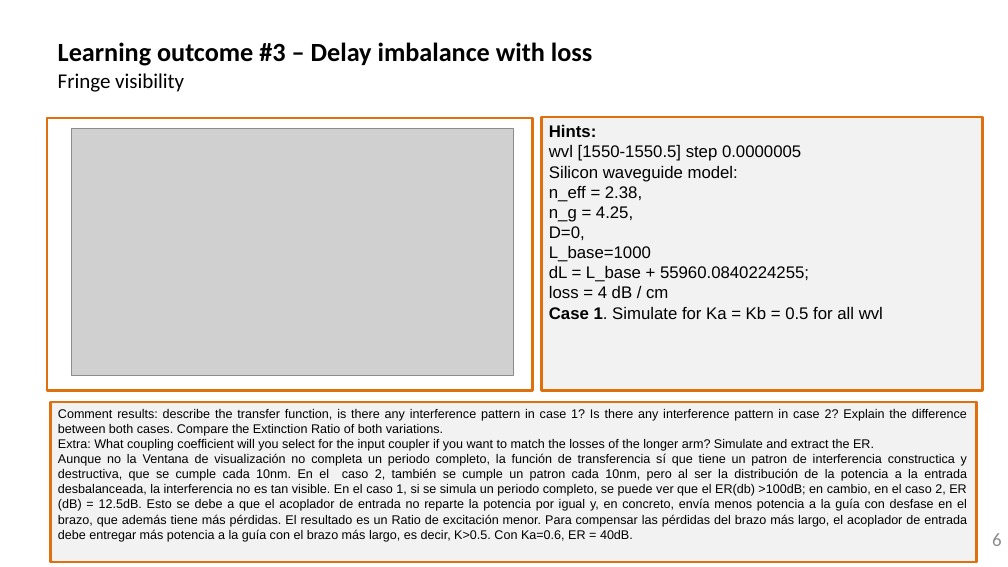
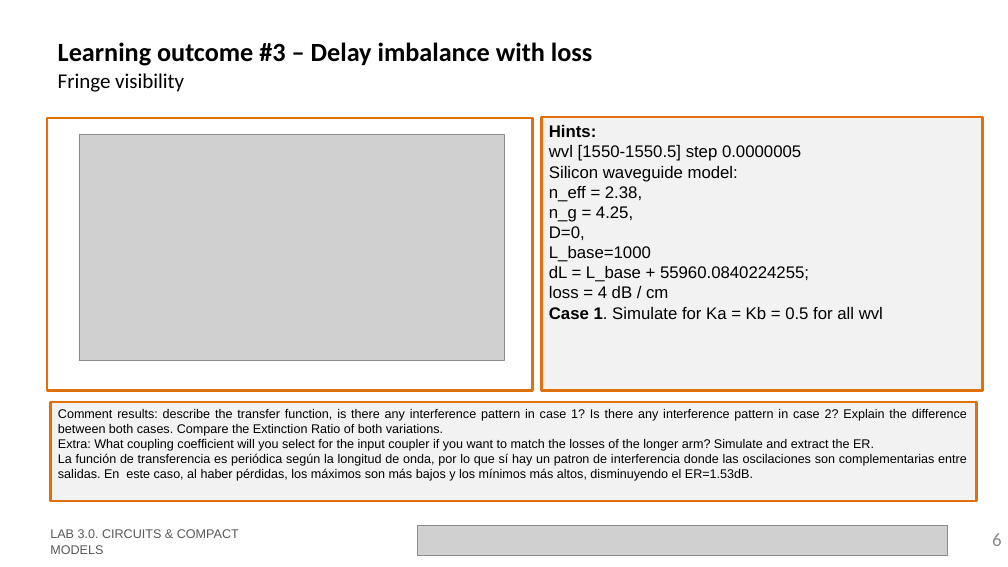
Before and after one commit to AlexiaRR/cifoin-lab3, a slide deck: slide 6 of LabBook_30.pptx. Drawn at 1008x567 pixels with LibreOffice and Linux fonts; fonts in the diff are those of the drawing; grey boxes stand for pictures; background and template pictures are left out. Boxes give left, top, right and bottom in pixels: in the first picture for what was removed or moved away, otherwise in the second. Text is boxed around its words. In the diff, an @@ line names an element or a change of style, - is before the commit and + after.

```diff
--- a/LabBook_30.pptx
+++ b/LabBook_30.pptx
@@ picture: place and size @@
-picture at <box>72,129,513,376</box>
+picture at <box>79,135,504,361</box>
@@ rectangle "Comment results: describe the transfer ...": place and size @@
-rectangle "Comment results: describe the transfer ..." at <box>51,402,977,563</box>
+rectangle "Comment results: describe the transfer ..." at <box>51,402,977,501</box>
@@ text in rectangle at <box>58,453,967,481</box>: text changed @@
-Aunque no la Ventana de visualización no completa un periodo completo, la función de transferencia sí que tiene un patron de interferencia constructica y destructiva, que se cumple cada 10nm. En el caso 2, también se cumple un patron cada 10nm, pero al ser la distribución de la potencia a la entrada desbalanceada, la interferencia no es tan visible. En el caso 1, si se simula un periodo completo, se puede ver que el ER(db) >100dB; en cambio, en el caso 2, ER (dB) = 12.5dB. Esto se debe a que el acoplador de entrada no reparte la potencia por igual y, en concreto, envía menos potencia a la guía con desfase en el brazo, que además tiene más pérdidas. El resultado es un Ratio de excitación menor. Para compensar las pérdidas del brazo más largo, el acoplador de entrada debe entregar más potencia a la guía con el brazo más largo, es decir, K>0.5. Con Ka=0.6, ER = 40dB.
+La función de transferencia es periódica según la longitud de onda, por lo que sí hay un patron de interferencia donde las oscilaciones son complementarias entre salidas. En este caso, al haber pérdidas, los máximos son más bajos y los mínimos más altos, disminuyendo el ER=1.53dB.
@@ picture added at <box>417,526,948,556</box> @@
```
Also in this commit, not shown: 1 other slide changed, 1 other file.
